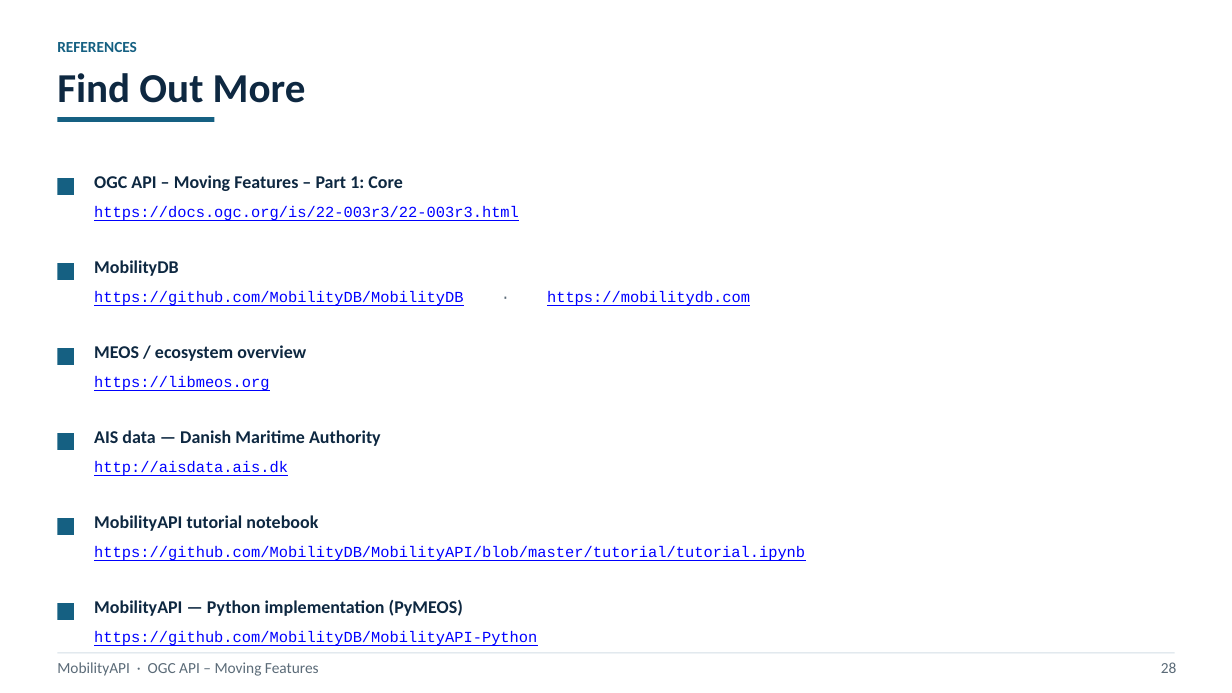
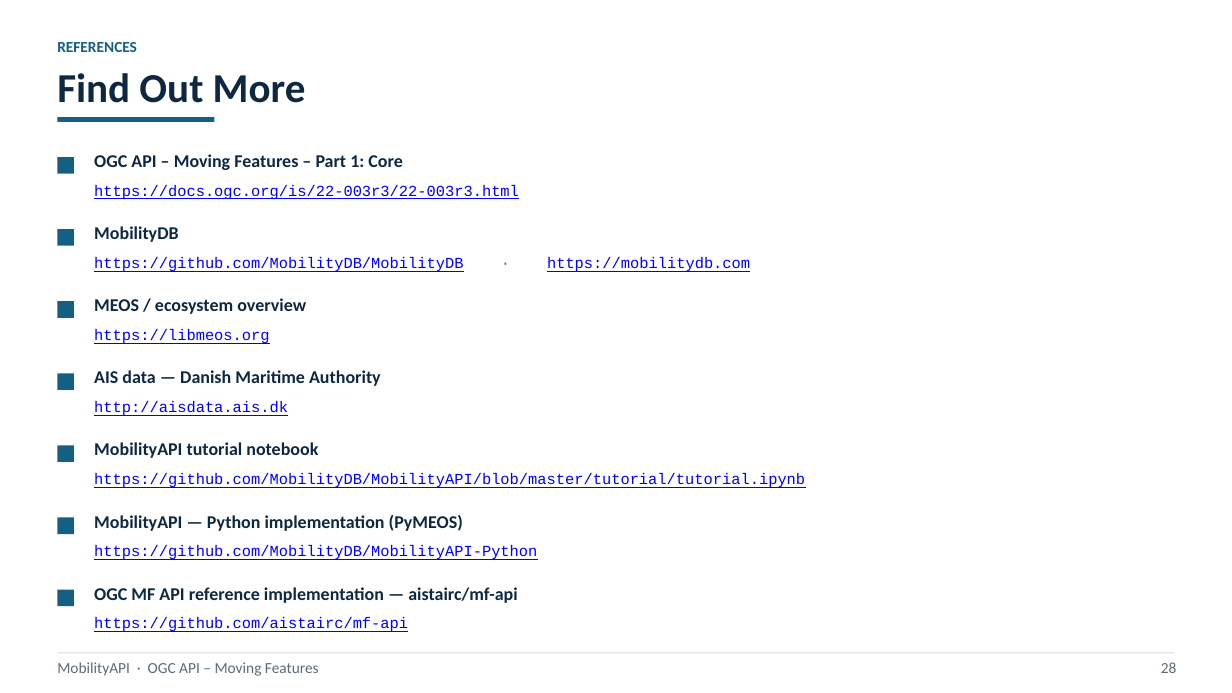
Before and after one commit to MobilityDB/MobilityAPI, a slide deck: slide 28 of MobilityAPIV6.pptx. Drawn at 1232x693 pixels with LibreOffice and Linux fonts; fonts in the diff are those of the drawing. Boxes give left, top, right and bottom in pixels: in the first picture for what was removed or moved away, otherwise in the second. Text is boxed around its words. In the diff, an @@ line names an element or a change of style, - is before the commit and + after.

Commit message:
Align the V6 deck with the implemented surface
The deck presents temporal properties as user-supplied values stored as native MobilityDB temporal values and written and removed over HTTP, member-geometry deletion and collection CRUD alongside the other extensions, the implemented temporal-property types, and the aistairc/mf-api reference implementation in the references.

```diff
--- a/MobilityAPIV6.pptx
+++ b/MobilityAPIV6.pptx
@@ 2 texts, 1 rectangle: place and size @@
-2 texts, 1 rectangle at (57,175,519,221)
+2 texts, 1 rectangle at (57,154,519,200)
@@ 2 texts, 1 rectangle: place and size @@
-2 texts, 1 rectangle at (57,260,750,306)
+2 texts, 1 rectangle at (57,226,750,272)
@@ 2 texts, 1 rectangle: place and size @@
-2 texts, 1 rectangle at (57,345,306,391)
+2 texts, 1 rectangle at (57,298,306,344)
@@ 2 texts, 1 rectangle: place and size @@
-2 texts, 1 rectangle at (57,430,381,476)
+2 texts, 1 rectangle at (57,370,381,416)
@@ rectangle: place and size @@
-rectangle at (57,604,74,620)
+rectangle at (57,445,74,462)
@@ text "MobilityAPI tutorial notebook": place and size @@
-text "MobilityAPI tutorial notebook" at (94,515,318,531)
+text "MobilityAPI tutorial notebook" at (94,442,318,458)
@@ text "https://github.com/MobilityDB/MobilityAPI/blob/master/tutori ...": place and size @@
-text "https://github.com/MobilityDB/MobilityAPI/blob/master/tutori ..." at (94,546,805,561)
+text "https://github.com/MobilityDB/MobilityAPI/blob/master/tutori ..." at (94,473,805,488)
@@ text "MobilityAPI — Python implementation (PyMEOS)": place and size @@
-text "MobilityAPI — Python implementation (PyMEOS)" at (94,600,463,616)
+text "MobilityAPI — Python implementation (PyMEOS)" at (94,515,463,531)
@@ text "https://github.com/MobilityDB/MobilityAPI-Python": place and size @@
-text "https://github.com/MobilityDB/MobilityAPI-Python" at (94,631,537,646)
+text "https://github.com/MobilityDB/MobilityAPI-Python" at (94,545,537,560)
@@ rectangle added at (57,590,74,606), fill #156082 @@
@@ text added at (94,587,517,603), 14 pt, text #0E2841, bold @@
+OGC MF API reference implementation — aistairc/mf-api
@@ text added at (94,617,408,632), 12 pt, text #0000FF, underline @@
+https://github.com/aistairc/mf-api
```
Also in this commit, not shown: 4 other slides changed, 1 other file.
